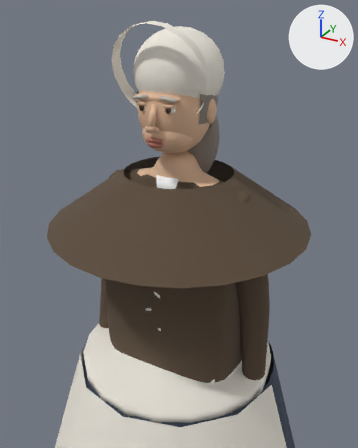
Before and after pictures for a commit that changed the glTF model reckoning/models/albers.glb.
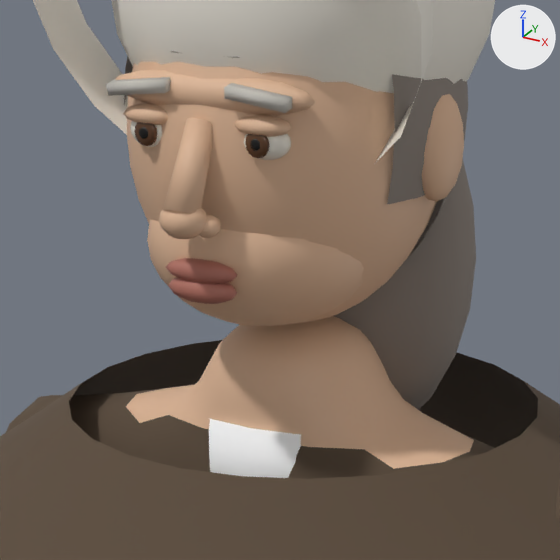
There are two pictures of each version: one from a camera (50 mm lens) standing at (0.582, -1.047, 1.881) and looking at (0.062, -0.103, 1.409), one close up on the part from 30% to 67% of the width and 17% to 47% of the height. The axes (+X, +Y, +Z) are drawn at upper right. The lights are the same throughout. The first two pictures are the older version. Vertices at exactly the same position are counted once.

The first close-up shows 'albers_body', 'albers_coat', 'albers_eyes', 'albers_hair', 'albers_hat', 'albers_linen', 'albers_skin'.
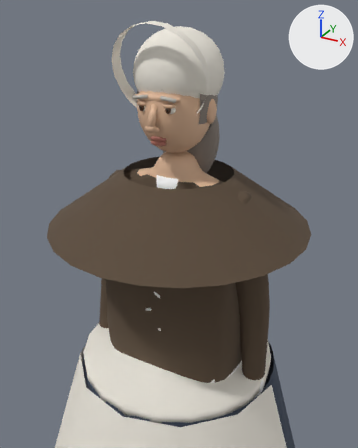
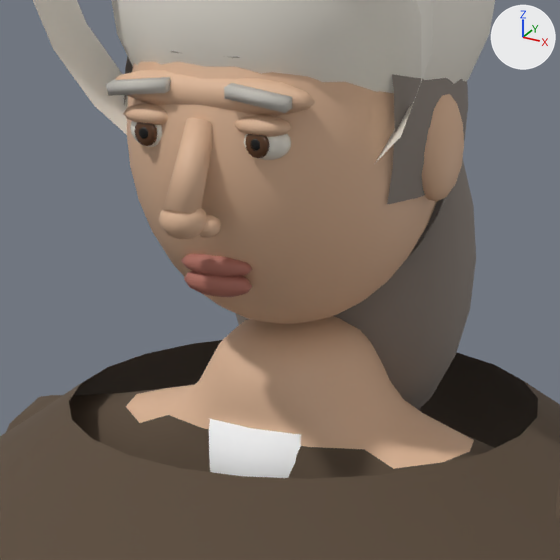
What differs and where, as boxes (x1, y1, x2, y2) in the close-ups (560 x 560 px; the box of a moved part takes in the faces that stretch with it):
```json
{"object": "albers_skin", "change": "reshaped", "before": [115, 61, 464, 326], "after": [115, 61, 464, 324]}
{"part": 1, "of": "me_albers_skin", "change": "deleted", "before": [147, 219, 364, 326], "on screen": "brown"}
{"part": 2, "of": "me_albers_skin", "change": "moved or reshaped", "before": [166, 258, 237, 304], "after": [181, 254, 252, 297]}
```

Edits to the scene script, one JSON object a line:
```json
{"block": "me_albers_skin", "where": "# used by ob_albers_skin; location = (0.0, 0.0, 0.0)"}
{"op": "remove", "block": "me_albers_skin", "code": "me_albers_skin.from_pydata(...)  # 1510 vertices, 2968 faces; spans x -0.101..0.101, y -0.133..0.095, z 1.553..1.777"}
{"op": "add", "block": "me_albers_skin", "code": "me_albers_skin.from_pydata(...)  # 1222 vertices, 2396 faces; spans x -0.101..0.101, y -0.133..0.095, z 1.553..1.777"}
{"block": "me_albers_skin", "change": "me_albers_skin part 1: the loose piece of 288 vertices spanning x -0.065..0.065, y -0.103..0.037, z 1.559..1.659 is deleted"}
{"block": "me_albers_skin", "change": "me_albers_skin part 2: 70 vertices moved from x -0.02..0.02, y -0.112..-0.094, z 1.585..1.6 to x -0.02..0.02, y -0.096..-0.078, z 1.585..1.6; 71 vertices removed from x -0.021..0.021, y -0.112..-0.096, z 1.596..1.609; 71 vertices added at x -0.021..0.021, y -0.095..-0.08, z 1.596..1.609"}
```
